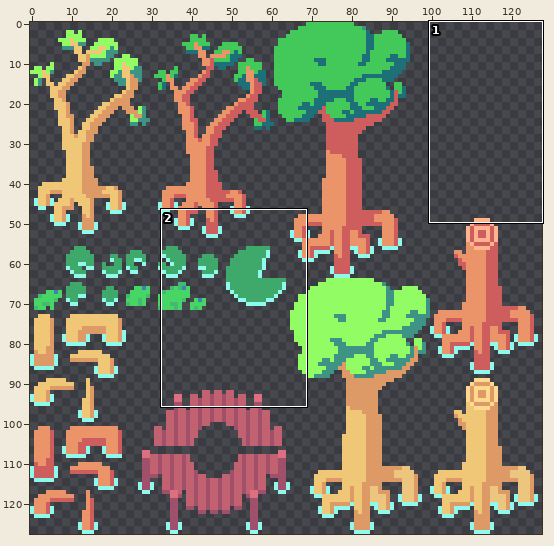
Sprite sheet, stored at ocean game/Assets/swamp stuff.png. The first picture is a wide view before the edit; the outline marks the close-up.
Close-up. Old version:
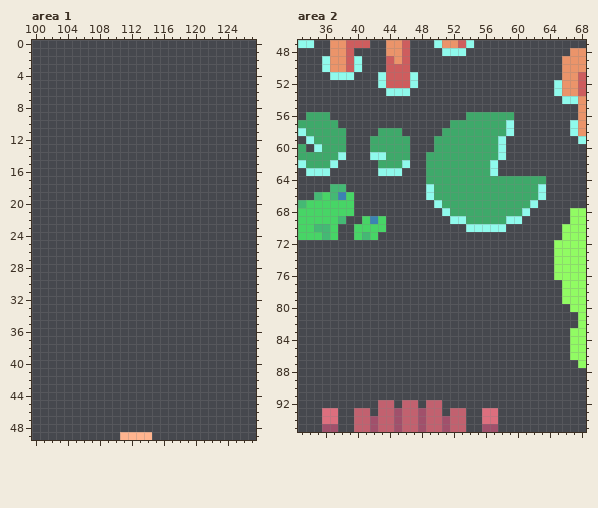
The file is 128x128 pixels. Colours within 5 levels of each other are drawn and written as one. Shown: area 1: x 100..127, y 0..49; area 2: x 33..68, y 47..95.
After:
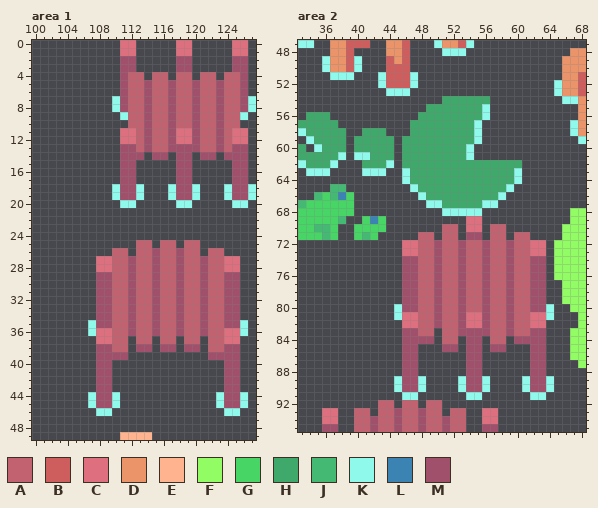
Palette (. is transparent): A #c2616f  B #ce5d5e  C #dd6f7e  D #eb946a  E #ffb48f  F #91fc63  G #47d566  H #3ea96a  J #44b974  K #8ffaec  L #3b83b2  M #a1506b
Change:
Changed rows in their new state; - is an unchanged pixel.
Area 1:
first column x 110:
 0 -CC-----CC-----CC-
 1 -CC-----CC-----CC-
 2 -MM-----MM-----MM-
 3 -MM-----MM-----MM-
 4 -MAA-AA-AA-AA-AAM-
 5 -MAAMAAMAAMAAMAAM-
 6 -MAAMAAMAAMAAMAAM-
 7 KMAAMAAMAAMAAMAAMK
 8 KMAAMAAMAAMAAMAAMK
 9 -KAAMAAMAAMAAMAAK-
10 --AAMAAMAAMAAMAA--
11 -CCAMAAMCCMAAMACC-
12 -CCAMAAMCCMAAMACC-
13 -MMAMAAMMMMAAMAMM-
14 -MMM-MM-MM-MM-MMM-
15 -MM-----MM-----MM-
16 -MM-----MM-----MM-
17 -MM-----MM-----MM-
18 KMMK---KMMK---KMMK
19 KMMK---KMMK---KMMK
20 -KK-----KK-----KK-
first column x 107:
25 ------AA-AA-AA------
26 ---AA-AAMAAMAA-AA---
27 -CCAAMAAMAAMAAMAACC-
28 -CCAAMAAMAAMAAMAACC-
29 -MMAAMAAMAAMAAMAAMM-
30 -MMAAMAAMAAMAAMAAMM-
31 -MMAAMAAMAAMAAMAAMM-
32 -MMAAMAAMAAMAAMAAMM-
33 -MMAAMAAMAAMAAMAAMM-
34 -MMAAMAAMAAMAAMAAMM-
35 KMMAAMAAMAAMAAMAAMMK
36 KCCAAMAAMAAMAAMAACCK
37 -CCAA-AA-AA-AA-AACC-
38 -MMAA-MM-MM-MM-AAMM-
39 -MMMM----------MMMM-
40 -MM--------------MM-
41 -MM--------------MM-
42 -MM--------------MM-
43 -MM--------------MM-
44 KMMK------------KMMK
45 KMMK------------KMMK
46 -KK--------------KK-
Area 2:
first column x 40:
54 -----------HHHHHH--------
55 ---------HHHHHHHK--------
56 --------HHHHHH--K...-----
57 -------HHHHH---K....-----
58 -HH-..-HHHH----K....-----
59 HH---.-HHH-----K...------
60 HH---.-HHH----K....------
61 KKHH-.-HH-----K....------
62 -HH-K.HHH--------HHHH----
63 -KK-..KHH--------HHHK----
64 ------KHH-----------K...-
65 -------KHH---------K....-
66 --------KH--------K.....-
67 ---------K------KK.....--
68 ------------KKKK......---
69 ------------..CC.....----
70 -----------AA-CC.AA------
71 --------AA-AA-MM-AA-AA---
72 ------CCAAMAAMAAMAAMAACC-
73 ------CCAAMAAMAAMAAMAACC-
74 ------MMAAMAAMAAMAAMAAMM-
75 ------MMAAMAAMAAMAAMAAMM-
76 ------MMAAMAAMAAMAAMAAMM-
77 ------MMAAMAAMAAMAAMAAMM-
78 ------MMAAMAAMAAMAAMAAMM-
79 ------MMAAMAAMAAMAAMAAMM-
80 -----KMMAAMAAMAAMAAMAAMMK
81 -----KCCAAMAAMCCMAAMAACCK
82 ------CCAAMAAMCCMAAMAACC-
83 ------MMAA-AAMMMMAAMAAMM-
84 ------MMMM-AA-MM-AA-MMMM-
85 ------MM---MM-MM-MM---MM-
86 ------MM------MM------MM-
87 ------MM------MM------MM-
88 ------MM------MM------MM-
89 -----KMMK----KMMK----KMMK
90 -----KMMK----KMMK----KMMK
91 ------KK------KK------KK-
Where, in picture pixels (left, top, right, bottom), the same in both close-ups:
added: (112, 40, 256, 208)
added: (88, 240, 248, 416)
changed: (354, 96, 554, 400)
